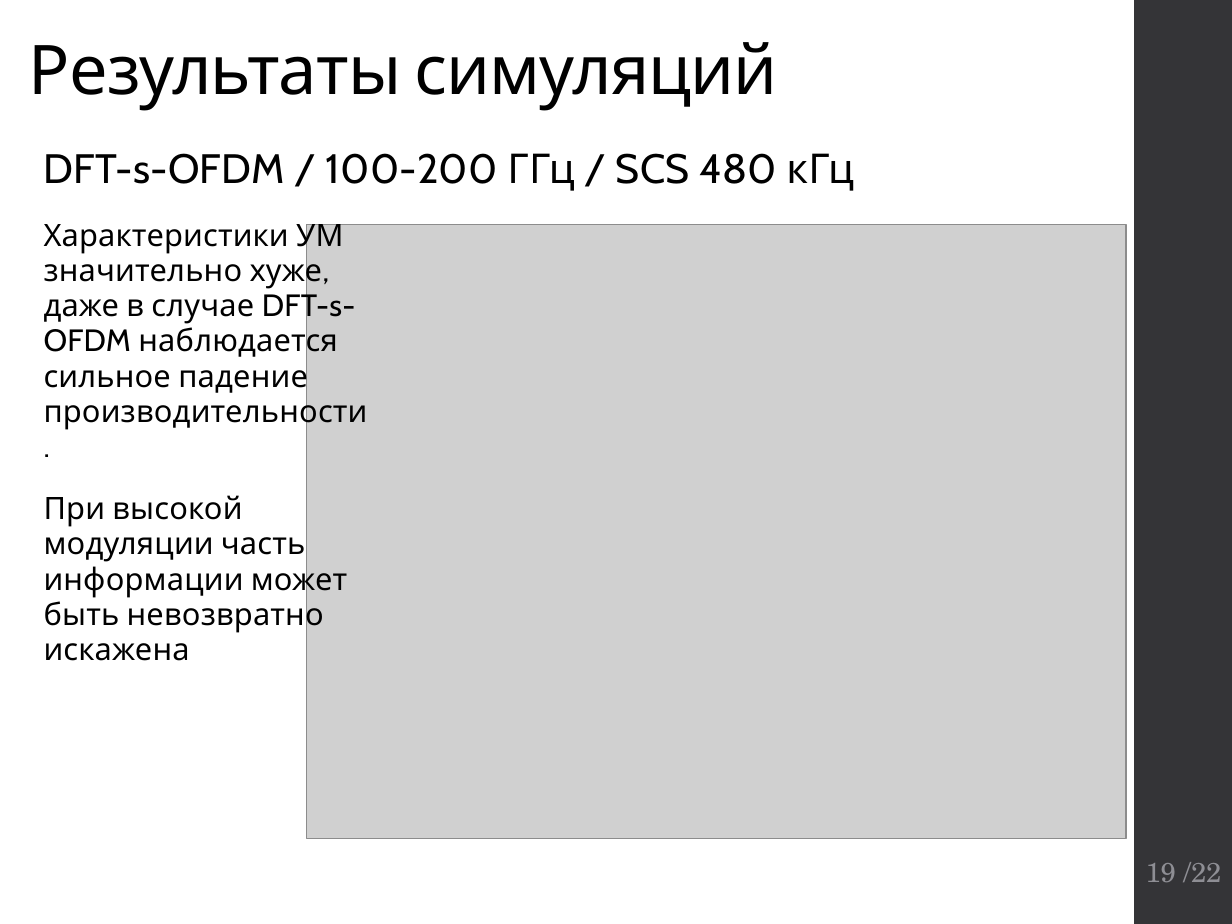
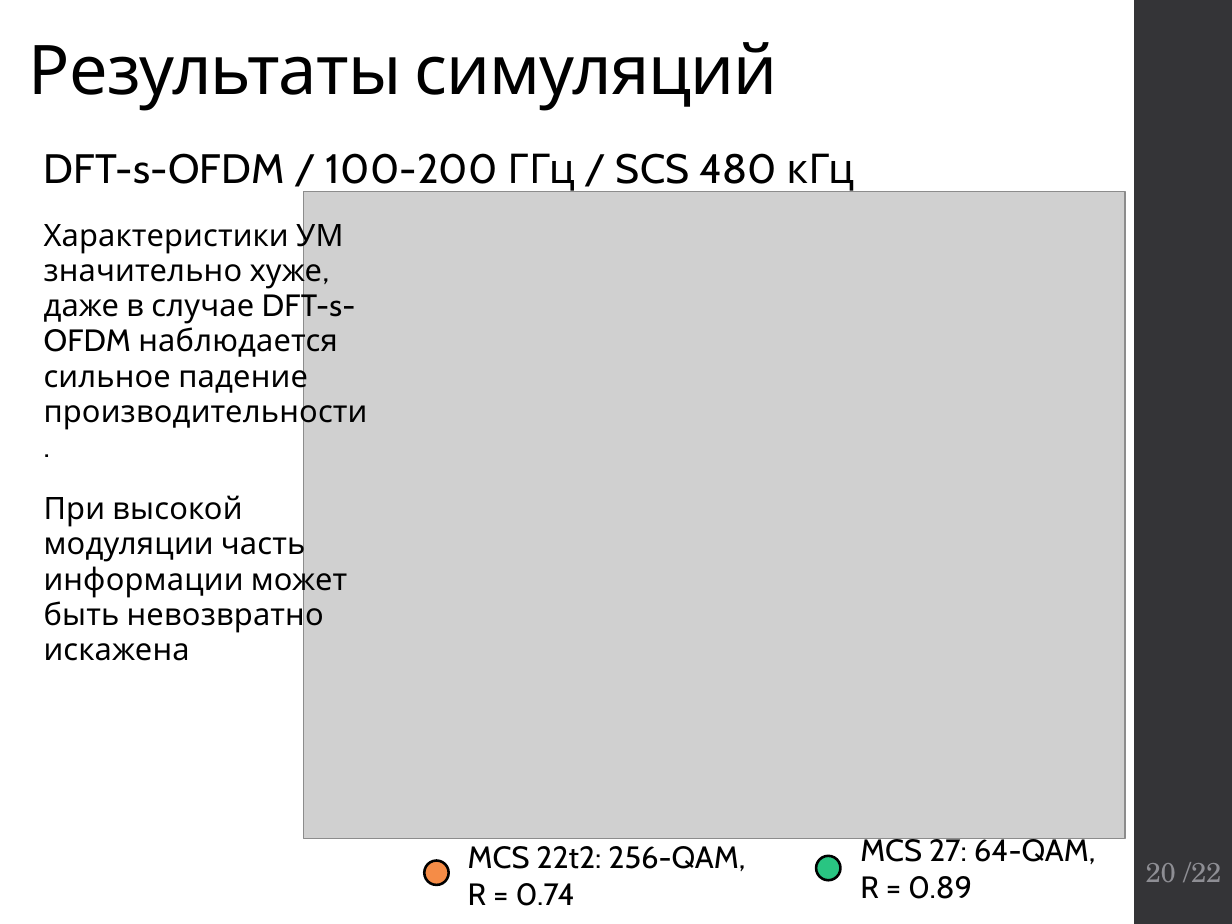
Before and after one commit to kannab98/graduation-paper, a slide deck: slide 20 of Presentation.pptx (slide 19 before the commit). Drawn at 1232x924 pixels with LibreOffice and Linux fonts; fonts in the diff are those of the drawing; grey boxes stand for pictures. Boxes give left, top, right and bottom in pixels: in the first picture for what was removed or moved away, otherwise in the second. Text is boxed around its words. In the diff, an @@ line names an element or a change of style, - is before the commit and + after.

```diff
--- a/Presentation.pptx
+++ b/Presentation.pptx
@@ picture: place and size @@
-picture at box(307, 224, 1126, 839)
+picture at box(303, 191, 1125, 838)
@@ text added at box(860, 835, 1096, 899), 18 pt, text #000000 @@
+MCS 27: 64-QAM,
+R = 0.89
@@ ellipse added at box(424, 861, 448, 886), fill #F58C47, outline #000000 1.5 pt @@
@@ text added at box(468, 846, 745, 906), 18 pt, text #000000 @@
+MCS 22t2: 256-QAM, R = 0.74
@@ ellipse added at box(816, 856, 840, 881), fill #29C582, outline #000000 1.5 pt @@
@@ page number at box(1146, 862, 1221, 882): text changed @@
-19 /22
+20 /22
```
Also in this commit, not shown: 14 other slides changed, 2 slides added, 1 other file.
